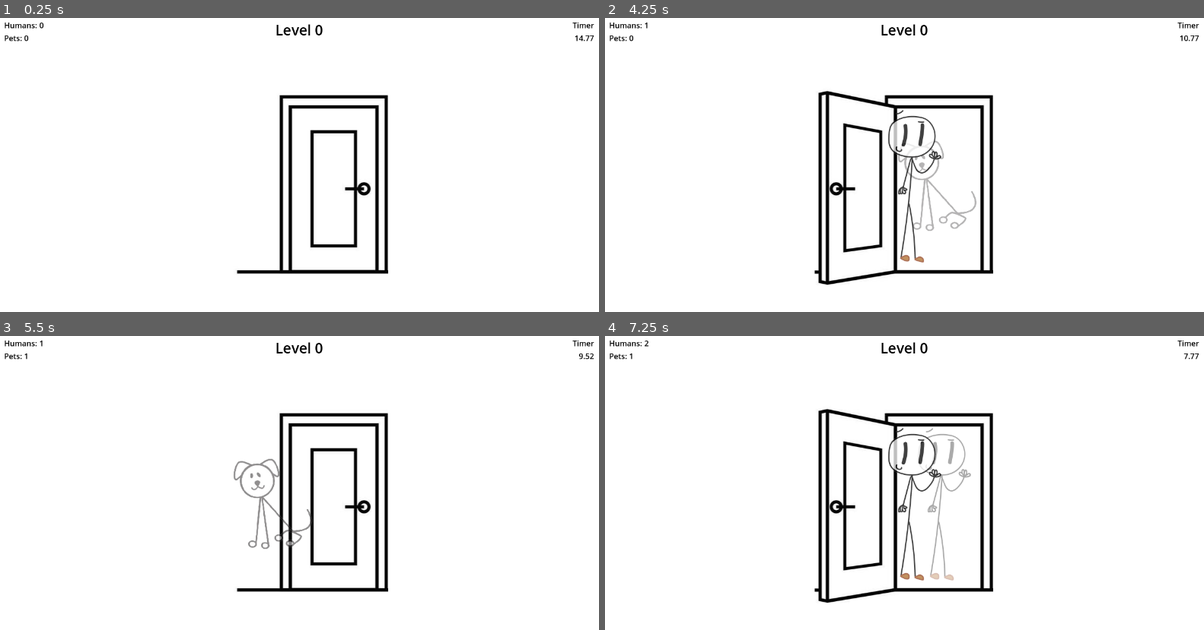
Above: before the commit, frames 1-4 (two rows, left to right).
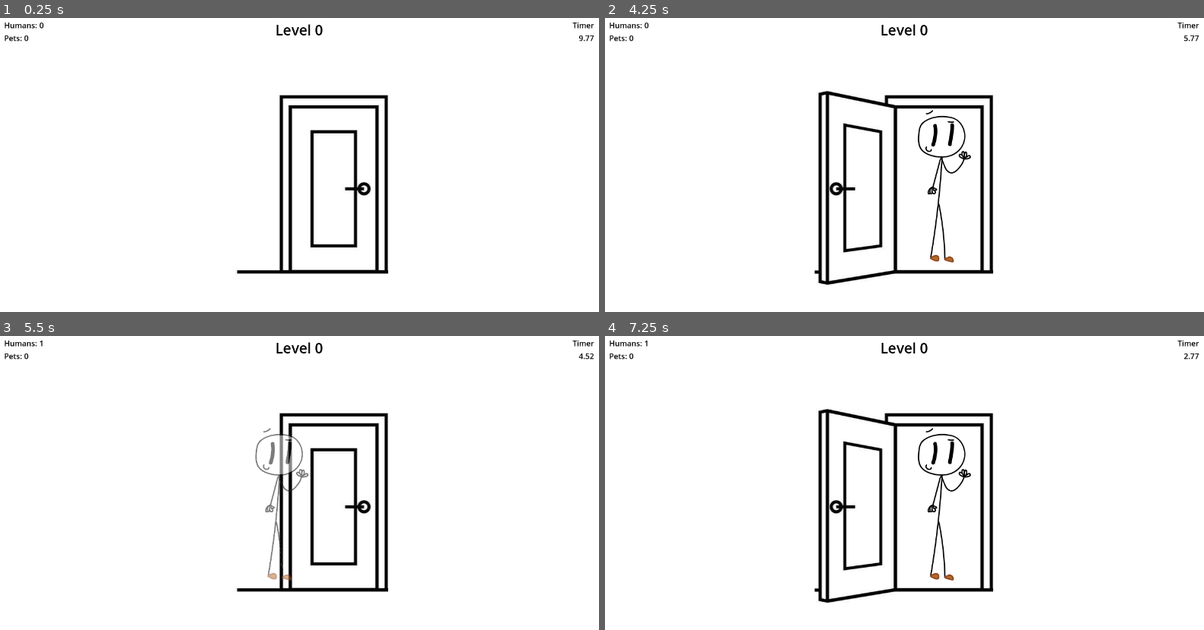
Above: after the commit, the same moments.

Repository: cjee246/NoPetsAllowed
Game: Godot game, scene res://scenes/main/main_game.tscn
The game is run twice, just before and just after one commit, with the same random seed, the same clock (stepped at 60 frames per second) and the same inputs.
Inputs (mouse positions are in pixels of both pictures, inside the frame that each line leads up to):
- Up to frame 1 (0.25 s): no input
- Up to frame 2 (4.25 s): tap Enter at 0.5, 2 s; move the mouse to (910, 182) at 0.52 s; click (910, 182) at 0.67 s; tap Space at 1.25, 2.75 s; move the mouse to (784, 203) at 1.27 s; click (784, 203) at 1.42 s; move the mouse to (964, 112) at 2.02 s; click (964, 112) at 2.17 s; move the mouse to (874, 253) at 2.77 s; click (874, 253) at 2.92 s; move the mouse to (1084, 238) at 3.52 s; click (1084, 238) at 3.67 s
- Up to frame 3 (5.5 s): move the mouse to (113, 453) at 4.27 s; click (113, 453) at 4.42 s; move the mouse to (329, 503) at 5.02 s; click (329, 503) at 5.17 s
- Up to frame 4 (7.25 s): move the mouse to (814, 418) at 5.77 s; click (814, 418) at 5.92 s; move the mouse to (1036, 485) at 6.52 s; click (1036, 485) at 6.67 s

The runs differ from the first frame. In frame 1, less than 0.1% of the frame differs, in the area x 95-99%, y 5-9%; in frame 2, 1.7%, in the area x 6-99%, y 1-84%; in frame 3, 1.2%; in frame 4, 1.3%.

Commit message:
level scaling implemented, temporary parameters in place

Diff:
--- a/no-pets-allowed/scenes/components/level_end.gd
+++ b/no-pets-allowed/scenes/components/level_end.gd
@@ -35,7 +35,7 @@
 func setup_ui():
 	if Main.lives > 0:
 		state = GameState.LEVEL_COMPLETE
-		title_label.text = "Level " + str(Main.level) + " Complete!"
+		title_label.text = "Level Complete!"
 		next_button.text = "Next Level"
 	else:
 		state = GameState.GAME_OVER
@@ -46,9 +46,7 @@
 	if state == GameState.GAME_OVER:
 		desc_label.text = "Too many happy pets.\nShare your level and score!"
 	else:
-		# depending on level, add more doors or add more speed
-		desc_label.text = "Add more doors!"
-		#desc_label.text = "Add more speed!"
+		desc_label.text = Main.get_level_desc()
 		pass
 
 func set_state_game_over():
@@ -60,7 +58,4 @@
 func _on_next_button_pressed() -> void:
 	if state == GameState.GAME_OVER:
 		Main.reset_game()
-	else:
-		Main.level += 1
-		pass
 	get_tree().reload_current_scene()
--- a/no-pets-allowed/scenes/main/main_game.gd
+++ b/no-pets-allowed/scenes/main/main_game.gd
@@ -4,7 +4,7 @@
 @onready var ui: Control = $UserInterface
 @onready var level_end: Control = $LevelEnd
 @onready var level_timer: Timer = $LevelTimer
-@onready var door_timer: Timer = $DoorTimer
+@onready var spawn_timer: Timer = $SpawnTimer
 
 # level-based variables
 var humans: int = 0
@@ -14,7 +14,11 @@
 	ui.set_level_label(Main.level)
 	level_end.lives_prev = Main.lives
 	level_end.humans_prev = Main.humans
-	door_timer.start()
+
+	Main.set_level()
+	level_timer.wait_time = Main.level_time
+	level_timer.start()
+	spawn_timer.start()
 
 func _process(delta: float) -> void:
 	ui.set_timer_label(level_timer.get_time_left())
@@ -37,7 +41,7 @@
 		$Doors/Door.open_door()
 
 func _on_level_timer_timeout() -> void:
-	door_timer.stop()
+	spawn_timer.stop()
 	for door in $Doors.get_children():
 		door.close_door()
 		door.queue_free()
@@ -49,6 +53,7 @@
 	level_end.humans_this = humans
 	level_end.pets_this = pets
 	Main.humans += humans
+	Main.level += 1
 
 func game_over():
 	level_end.set_state_game_over()
@@ -56,7 +61,7 @@
 	level_end.pets_this = pets
 	Main.humans += humans
 	level_timer.stop()
-	door_timer.stop()
+	spawn_timer.stop()
 	for door in $Doors.get_children():
 		door.close_door()
 		door.queue_free()
--- a/no-pets-allowed/scenes/main/main_game.tscn
+++ b/no-pets-allowed/scenes/main/main_game.tscn
@@ -32,16 +32,17 @@
 [node name="LevelTimer" type="Timer" parent="."]
 wait_time = 15.0
 one_shot = true
-autostart = true
 
-[node name="DoorTimer" type="Timer" parent="."]
+[node name="SpawnTimer" type="Timer" parent="."]
 
 [node name="Doors" type="Node2D" parent="."]
 
 [node name="Door" parent="Doors" instance=ExtResource("1_2qwqm")]
 position = Vector2(640, 360)
 
+[node name="Doors2" type="Node2D" parent="."]
+
 [connection signal="timeout" from="LevelTimer" to="." method="_on_level_timer_timeout"]
-[connection signal="timeout" from="DoorTimer" to="." method="_on_door_timer_timeout"]
+[connection signal="timeout" from="SpawnTimer" to="." method="_on_door_timer_timeout"]
 [connection signal="human_entered" from="Doors/Door" to="." method="_on_door_human_entered"]
 [connection signal="pet_entered" from="Doors/Door" to="." method="_on_door_pet_entered"]
--- a/no-pets-allowed/scenes/objects/door.gd
+++ b/no-pets-allowed/scenes/objects/door.gd
@@ -25,8 +25,7 @@
 var is_pet: bool = false
 
 func set_door():
-	timer.wait_time = 1
-	Main.timer_wait_time = timer.wait_time
+	timer.wait_time = Main.door_time
 	timer.start()
 
 func randomize_door():
--- a/no-pets-allowed/scenes/objects/object.gd
+++ b/no-pets-allowed/scenes/objects/object.gd
@@ -7,7 +7,7 @@
 	modulate.a = 0
 	var tween = create_tween().set_parallel(true)
 	tween.tween_property(self, 'modulate:a', 1.0, 0.8)
-	timer.wait_time = Main.timer_wait_time
+	timer.wait_time = Main.door_time
 	timer.start()
 
 func _on_timer_timeout() -> void:
--- a/no-pets-allowed/scripts/main/main.gd
+++ b/no-pets-allowed/scripts/main/main.gd
@@ -7,17 +7,51 @@
 # game states
 enum GameStates {TITLE, TUTORIAL, MAIN, LEVEL_END, GAME_OVER}
 var state: GameStates = GameStates.TITLE
+
+# define constants
 const LIVES = 2
+const DOORS_MIN = 1
+const DOORS_MAX = 10
+const LEVEL_TIME_BASE = 10
+const LEVEL_TIME_INC = 2
+const LEVEL_TIME_MAX = 60
+const DOOR_TIME_BASE = 2
+const DOOR_TIME_DEC = 0.5
+const DOOR_TIME_LEVEL = 1
 
 # score variables
 var level: int = 0
 var lives: int = LIVES
 var humans: int = 0
+var doors: int = 0
 
 # global variables
-var timer_wait_time: float = 0.0
+var door_time: float = 0.0
+var level_time: float = 0.0
 
 func reset_game():
 	lives = LIVES
 	humans = 0
 	level = 1
+
+func set_level():
+	level_time = LEVEL_TIME_BASE + level * LEVEL_TIME_INC
+	if level_time > LEVEL_TIME_MAX:
+		level_time = LEVEL_TIME_MAX
+
+	doors = level * 2
+	if doors < DOORS_MIN:
+		doors = DOORS_MIN
+	elif doors > DOORS_MAX:
+		doors = DOORS_MAX
+
+	if level <= DOOR_TIME_LEVEL:
+		door_time = DOOR_TIME_BASE
+	else:
+		door_time = DOOR_TIME_BASE - DOOR_TIME_DEC * (level - DOOR_TIME_LEVEL)
+
+func get_level_desc() -> String:
+	if level <= DOOR_TIME_LEVEL:
+		return "Add more doors!"
+	else:
+		return "Add more speed!"
